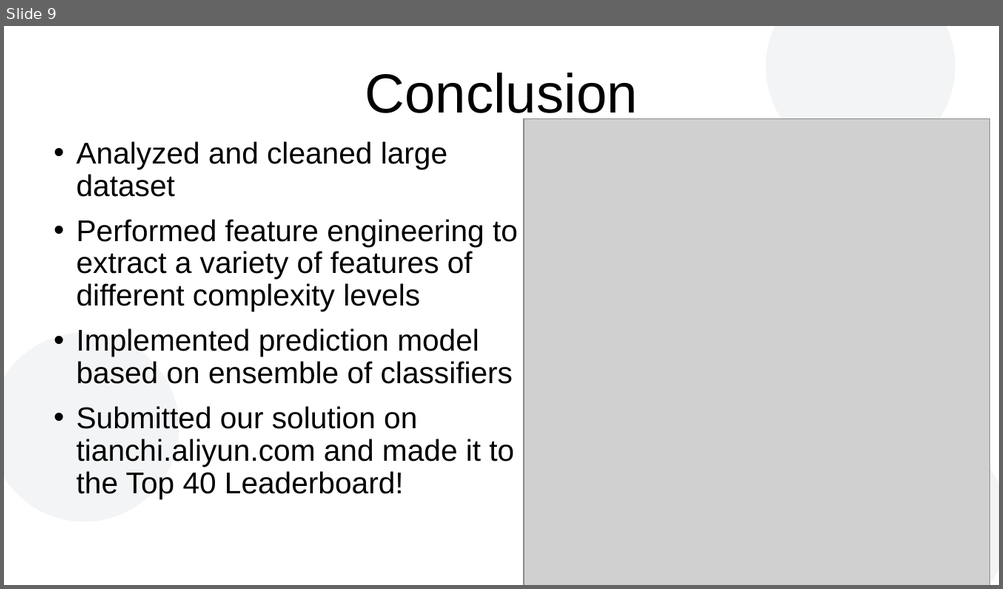
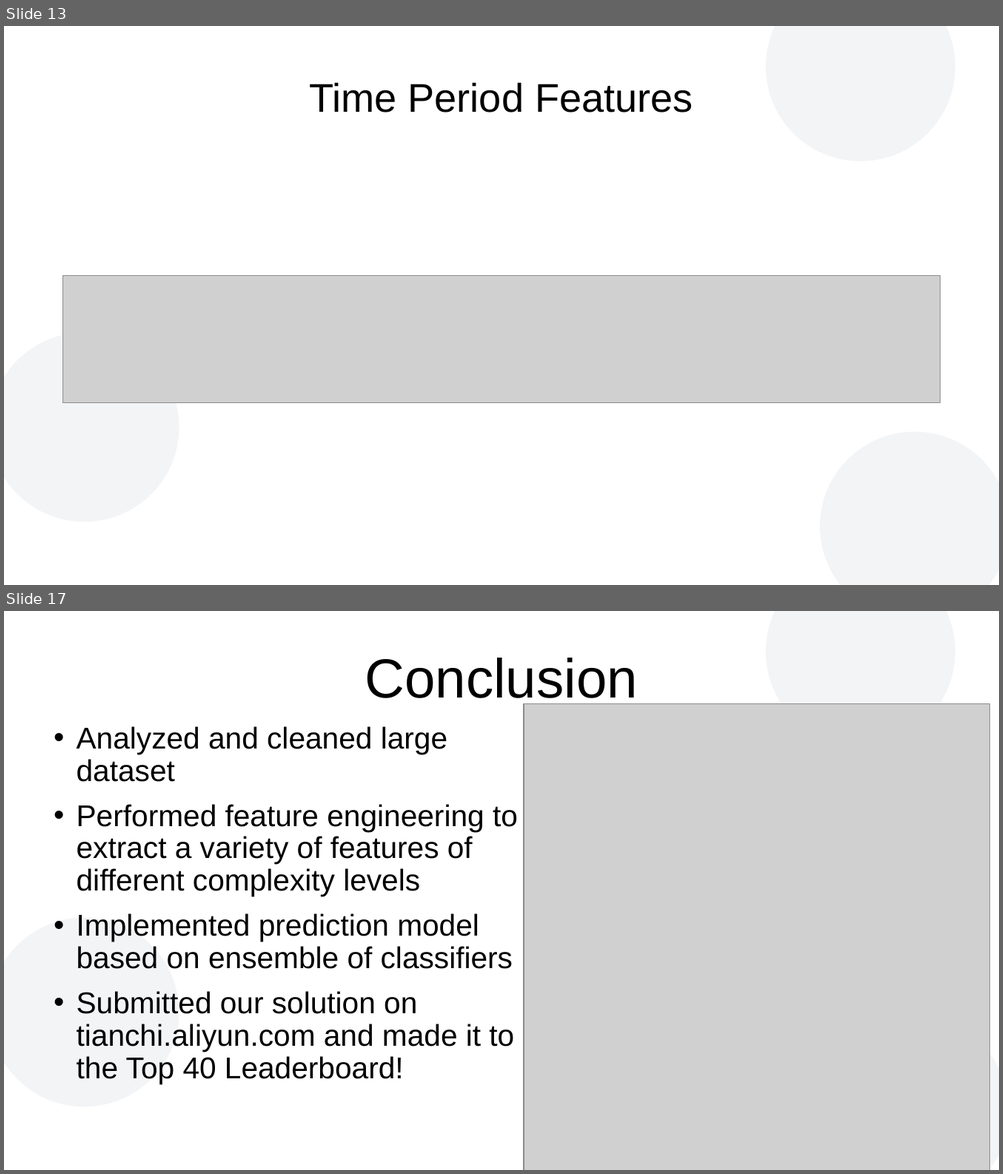
Before and after one commit to atfortes/Repeat-Buyers-Prediction, a slide deck: final_presentation.pptx. Shown one above the other, each under a label of ours: slide 9 before the commit, slides 13 and 17 after it; the slides between them are not shown. The pictures are 1003x589 and 1003x1174 pixels, drawn with LibreOffice and Linux fonts; fonts in the diff are those of the drawing; grey boxes stand for pictures; background and template pictures are left out. Boxes give left, top, right and bottom in pixels: in the first picture for what was removed or moved away, otherwise in the second. Text is boxed around its words. In the diff, an @@ line names an element or a change of style, - is before the commit and + after.

```diff
--- a/final_presentation.pptx
+++ b/final_presentation.pptx
@@ slide 13 added at <box>4,26,999,585</box>, background #FFFFFF; not listed: 3 template elements that a slide beside it also shows @@
@@ text added at <box>309,82,693,113</box>, 32 pt, text #000000 @@
+Time Period Features
@@ picture added at <box>62,276,940,403</box> @@
@@ what was slide 9 is now slide 17 @@
```
Also in this commit, not shown: 1 slide changed, 7 other slides added.
